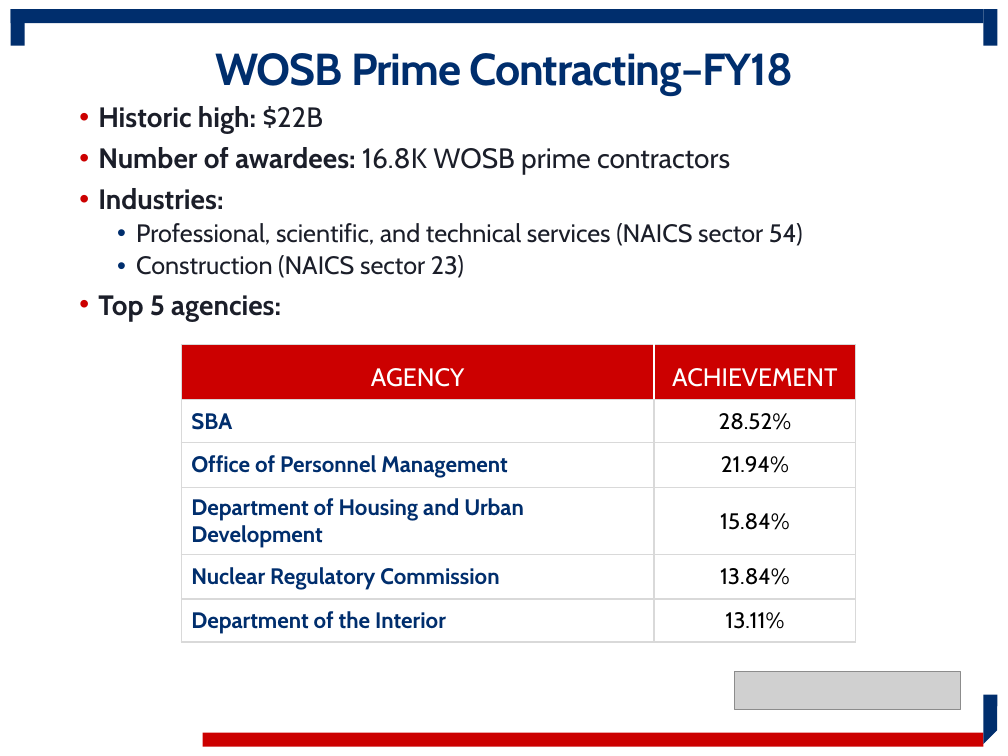
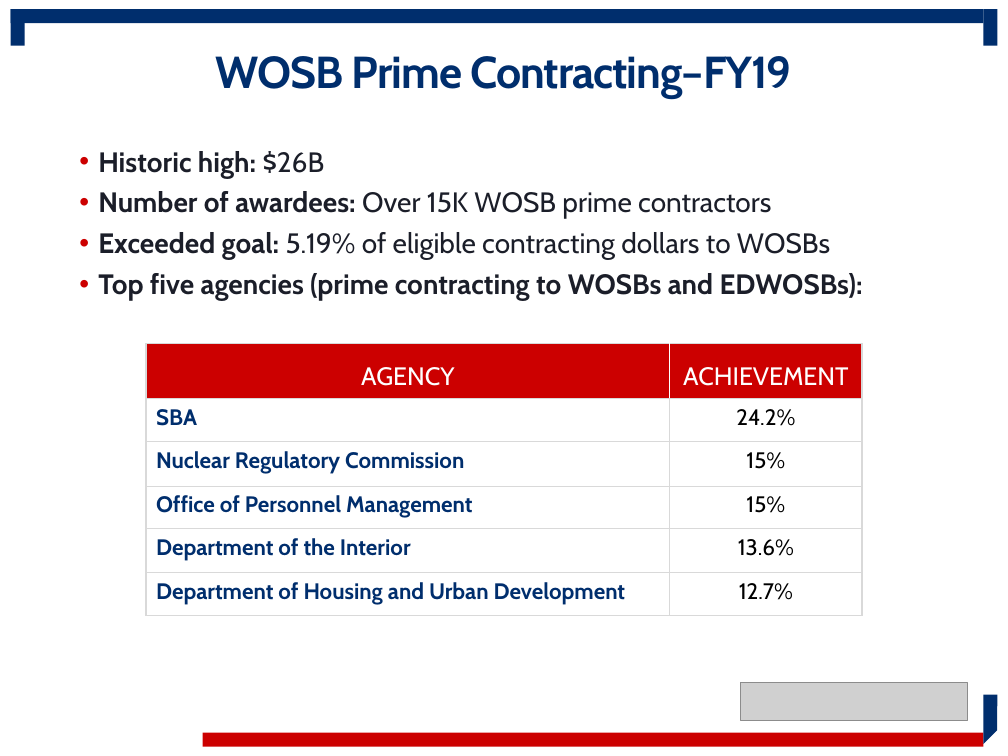
Before and after one commit to USSBA/brand, a slide deck: slide 4 of assets/sba/resource-partners/WOSB-ProgramOverview.pptx (slide 15 before the commit). Drawn at 1008x756 pixels with LibreOffice and Linux fonts; fonts in the diff are those of the drawing; grey boxes stand for pictures; background and template pictures are left out. Boxes give left, top, right and bottom in pixels: in the first picture for what was removed or moved away, otherwise in the second. Text is boxed around its words. In the diff, an @@ line names an element or a change of style, - is before the commit and + after.

```diff
--- a/assets/sba/resource-partners/WOSB-ProgramOverview.pptx
+++ b/assets/sba/resource-partners/WOSB-ProgramOverview.pptx
@@ title at bbox=[216, 56, 792, 99]: text changed @@
-WOSB Prime Contracting–FY18
+WOSB Prime Contracting–FY19
@@ text "Historic high: $26B" at bbox=[98, 151, 863, 300]: vertical alignment top to middle @@
@@ text at bbox=[98, 151, 863, 300]: text changed; size 18 to 20 pt; bold on @@
-• Historic high: $22B
-• Number of awardees: 16.8K WOSB prime contractors
-• Industries:
-  • Professional, scientific, and technical services (NAICS sector 54)
-  • Construction (NAICS sector 23)
-• Top 5 agencies:
+• Historic high: $26B
+• Number of awardees: Over 15K WOSB prime contractors
+• Exceeded goal: 5.19% of eligible contracting dollars to WOSBs
+• Top five agencies (prime contracting to WOSBs and EDWOSBs):
@@ table at bbox=[146, 344, 863, 616] @@
-row 2, column 2: 28.52%
+row 2, column 2: 24.2%
-row 3, column 1: Office of Personnel Management
+row 3, column 1: Nuclear Regulatory Commission
-row 3, column 2: 21.94%
+row 3, column 2: 15%
-row 4, column 1: Department of Housing and Urban Development
+row 4, column 1: Office of Personnel Management
-row 4, column 2: 15.84%
+row 4, column 2: 15%
-row 5, column 1: Nuclear Regulatory Commission
+row 5, column 1: Department of the Interior
-row 5, column 2: 13.84%
+row 5, column 2: 13.6%
-row 6, column 1: Department of the Interior
+row 6, column 1: Department of Housing and Urban Development
-row 6, column 2: 13.11%
+row 6, column 2: 12.7%
@@ table: place and size @@
-table at bbox=[181, 345, 856, 642]
+table at bbox=[146, 344, 863, 616]
@@ picture: place and size @@
-picture at bbox=[734, 671, 961, 709]
+picture at bbox=[741, 682, 968, 720]
```
Also in this commit, not shown: 13 other slides changed, 21 slides added, 7 slides removed, 1 other file.
